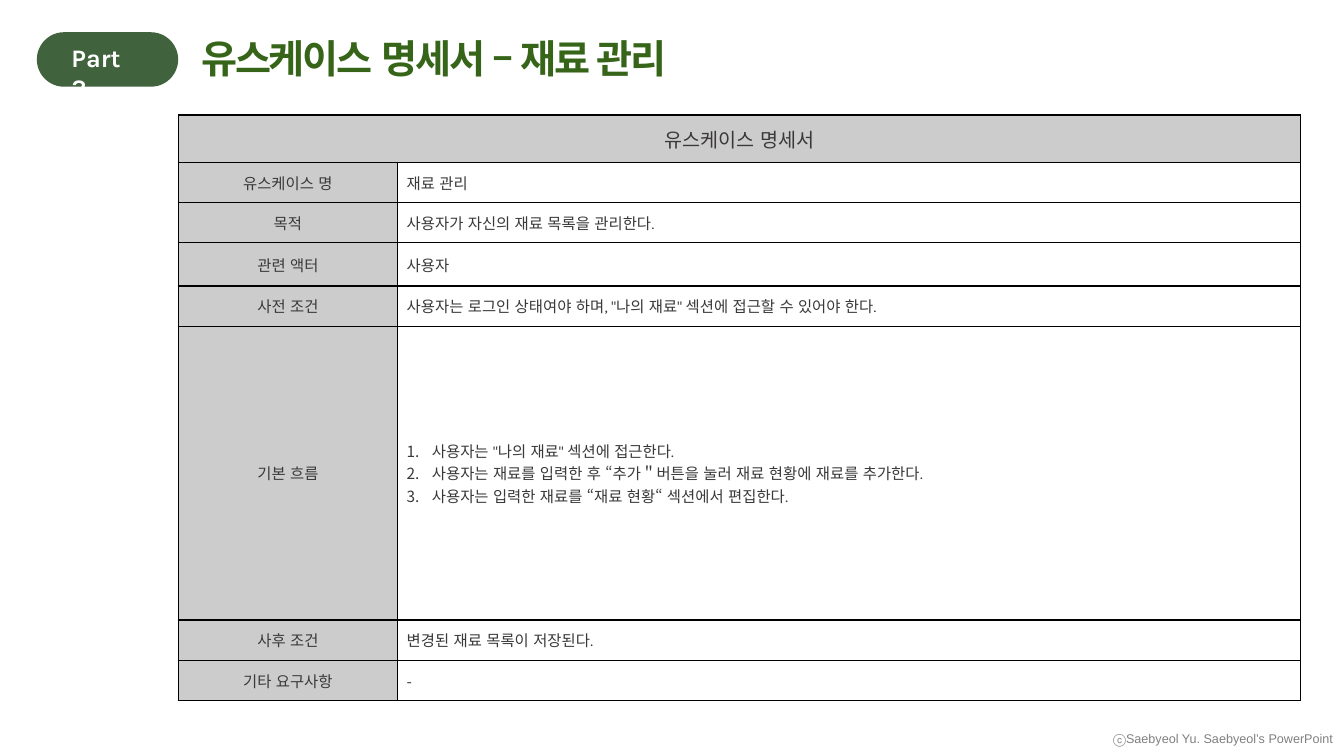
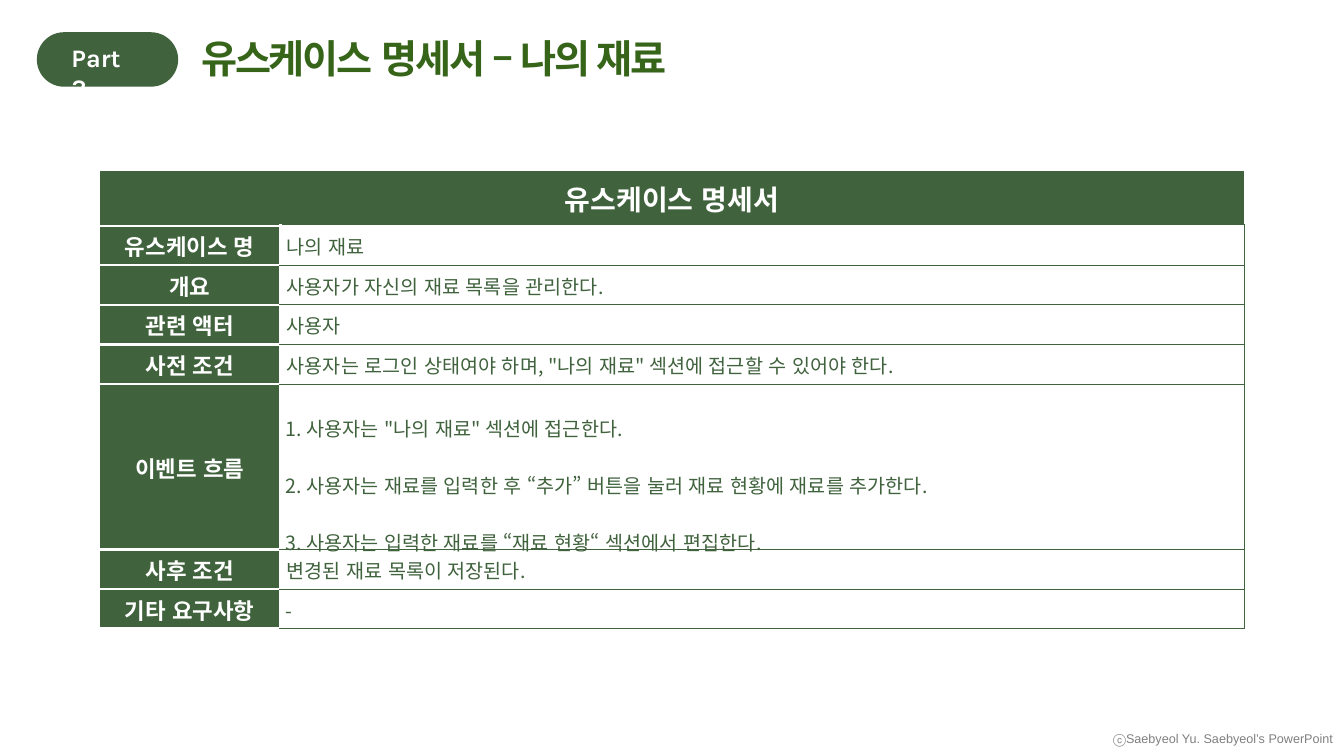
Before and after one commit to Yoon-jae-min/UsecaseDiagram, a slide deck: slide 18 of 수정/2조 요구사항 확인, 유스케이스(발표).pptx. Drawn at 1344x756 pixels with LibreOffice and Linux fonts; fonts in the diff are those of the drawing. Boxes give left, top, right and bottom in pixels: in the first picture for what was removed or moved away, otherwise in the second. Text is boxed around its words. In the diff, an @@ line names an element or a change of style, - is before the commit and + after.

```diff
--- a/수정/2조 요구사항 확인, 유스케이스(발표).pptx
+++ b/수정/2조 요구사항 확인, 유스케이스(발표).pptx
@@ text at <box>201,40,667,77</box>: text changed @@
-유스케이스 명세서 – 재료 관리
+유스케이스 명세서 – 나의 재료
@@ table at <box>99,170,1245,629</box> @@
-row 2, column 2: 재료 관리
+row 2, column 2: 나의 재료
-row 3, column 1: 목적
+row 3, column 1: 개요
-row 6, column 1: 기본 흐름
+row 6, column 1: 이벤트 흐름
@@ row 6, column 2: "사용자는 "나의 재료" 섹션에 접근한다. / 사용자는 재료를 입력한 후 “추가＂버튼을 눌러 재료 현황에 재료를 추가한다. / 사용자는 입력한 재료를 “재료 현황“ 섹션에서 편집한다." to "1. 사용자는 "나의 재료" 섹션에 접근한다. / 2. 사용자는 재료를 입력한 후 “추가” 버튼을 눌러 재료 현황에 재료를 추가한다. / 3. 사용자는 입력한 재료를 “재료 현황“ 섹션에서 편집한다." @@
@@ fill #CCCCCC to #40623D in 8 cells @@
@@ size 14 to 20 pt in "유스케이스 명세서" @@
@@ text colour #3A3838 to #FFFFFF, bold on in "유스케이스 명세서", "유스케이스 명", "관련 액터", "사전 조건" and 2 more places @@
@@ size 11 to 16 pt in "유스케이스 명", "관련 액터", "사전 조건", "사후 조건" and 1 more places @@
@@ font Karla to Noto Sans CJK KR in "유스케이스 명", "사용자가 자신의 재료 목록을 관리한다.", "사전 조건", "사용자는 로그인 상태여야 하며, "나의 재료" 섹션에 ..." and 2 more places @@
@@ size 11 to 14 pt, text colour #3A3838 to #40623D in "사용자가 자신의 재료 목록을 관리한다.", "사용자", "사용자는 로그인 상태여야 하며, "나의 재료" 섹션에 ...", "변경된 재료 목록이 저장된다." and 1 more places @@
@@ list level 2 to 1 in "유스케이스 명세서" @@
@@ list level 2 to 1 in "유스케이스 명" @@
@@ list level 2 to 1 in "사용자가 자신의 재료 목록을 관리한다." @@
@@ list level 2 to 1 in "관련 액터" @@
@@ list level 2 to 1 in "사용자" @@
@@ list level 2 to 1 in "사전 조건" @@
@@ list level 2 to 1 in "사용자는 로그인 상태여야 하며, "나의 ..." @@
@@ list level 2 to 1 in "사후 조건" @@
@@ list level 2 to 1 in "변경된 재료 목록이 저장된다." @@
@@ list level 2 to 1 in "기타 요구사항" @@
@@ list level 2 to 1 in "-" @@
@@ borders changed @@
@@ table: place and size @@
-table at <box>178,115,1302,701</box>
+table at <box>99,170,1245,629</box>
```
Also in this commit, not shown: 15 other slides changed.
